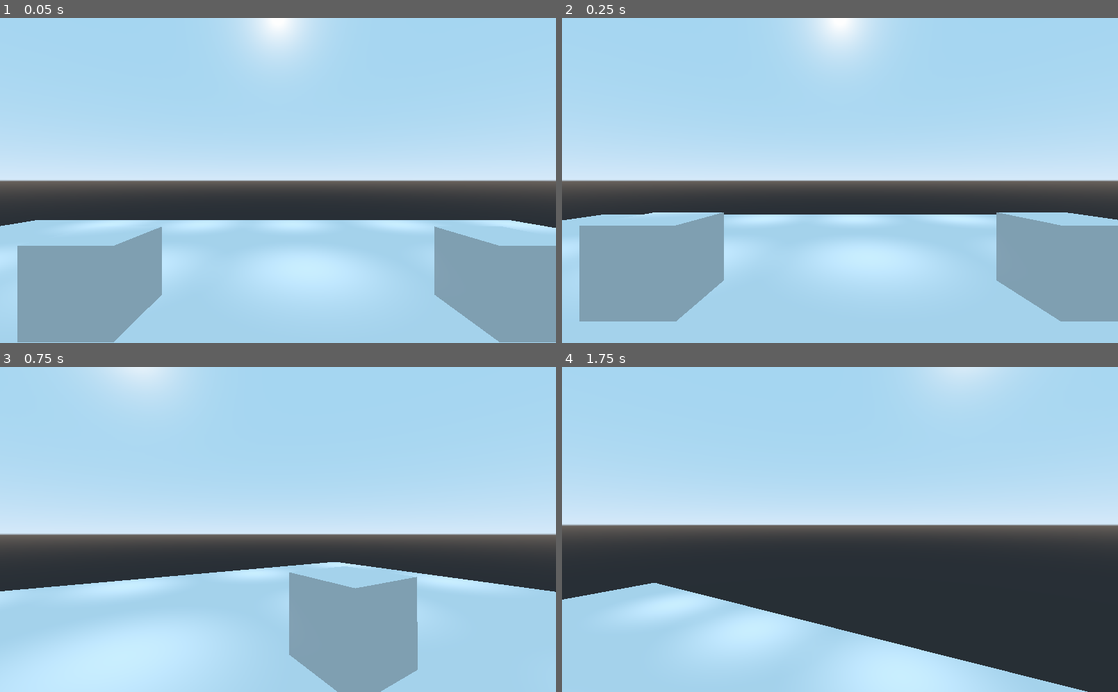
Above: before the commit, frames 1-4 (two rows, left to right).
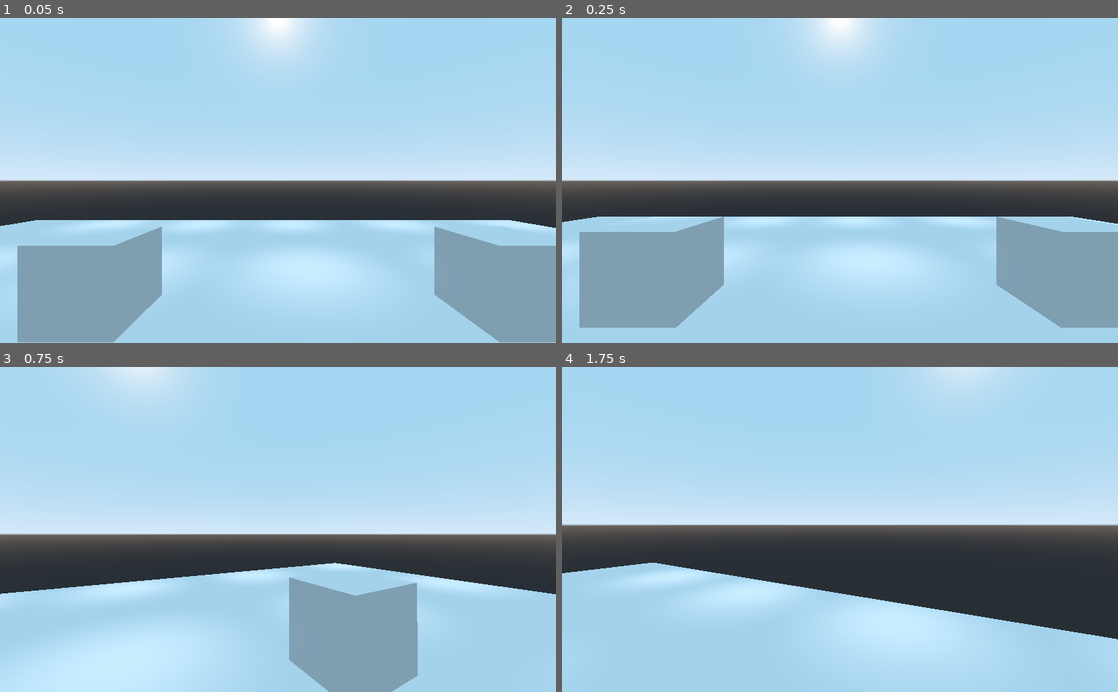
Above: after the commit, the same moments.

Repository: Kerbx/KAIT-HORROR
Game: Godot game, scene res://Scenes/mainScene.tscn
Same seed, same stepped clock (60 frames per second), same inputs: the game is played once before the commit and once after it.
Inputs (mouse positions are in pixels of both pictures, inside the frame that each line leads up to):
- Up to frame 1 (0.05 s): no input
- Up to frame 2 (0.25 s): no input
- Up to frame 3 (0.75 s): tap Enter at 0.5 s; move the mouse to (305, 529) at 0.52 s; hold W (move_forward) from 0.53 s (still down); hold Shift (run) from 0.53 s (still down)
- Up to frame 4 (1.75 s): keep holding W (move_forward); tap Space (jump) at 0.77, 1.52 s; move the mouse to (812, 529) at 1.27 s; release Shift (run) at 1.28 s; tap Shift (run) at 1.35 s

Frame 1 is identical in both runs. In frame 2, 2.5% of the frame differs, in the area x 0-100%, y 59-96%; in frame 3, 1.3%; in frame 4, 13%, in the area x 0-100%, y 60-100%.

Commit message:
Fixed collision shape for player.

Diff:
--- a/KAIT-HORROR/Player.tscn
+++ b/KAIT-HORROR/Player.tscn
@@ -4,13 +4,14 @@
 
 [sub_resource type="CapsuleMesh" id=2]
 
-[sub_resource type="CapsuleShape" id=1]
-height = 2.0
+[sub_resource type="BoxShape" id=3]
+extents = Vector3( 1, 1, 2.12697 )
 
 [node name="Spatial" type="Spatial"]
 
 [node name="KinematicBody" type="KinematicBody" parent="."]
 script = ExtResource( 1 )
+JUMP_SPEED = 10
 
 [node name="Spatial" type="Spatial" parent="KinematicBody"]
 transform = Transform( 1, 0, 0, 0, 1, 0, 0, 0, 1, 0, 0.931682, 0 )
@@ -23,4 +24,4 @@
 
 [node name="CollisionShape" type="CollisionShape" parent="KinematicBody"]
 transform = Transform( 1, 0, 0, 0, -4.37114e-08, 1, 0, -1, -4.37114e-08, 0, 0, 0 )
-shape = SubResource( 1 )
+shape = SubResource( 3 )
--- a/KAIT-HORROR/Scripts/Player.gd
+++ b/KAIT-HORROR/Scripts/Player.gd
@@ -1,11 +1,11 @@
 extends KinematicBody
 
 
-const ROTATION = 0.01
-const GRAVITY = -20
-const SPEED = 300
-const RUN_SPEED = 2.5
-const JUMP_SPEED = 7
+export var ROTATION = 0.01
+export var GRAVITY = -20
+export var SPEED = 300
+export var RUN_SPEED = 2.5
+export var JUMP_SPEED = 7
 
 var velocity = Vector3()
 
